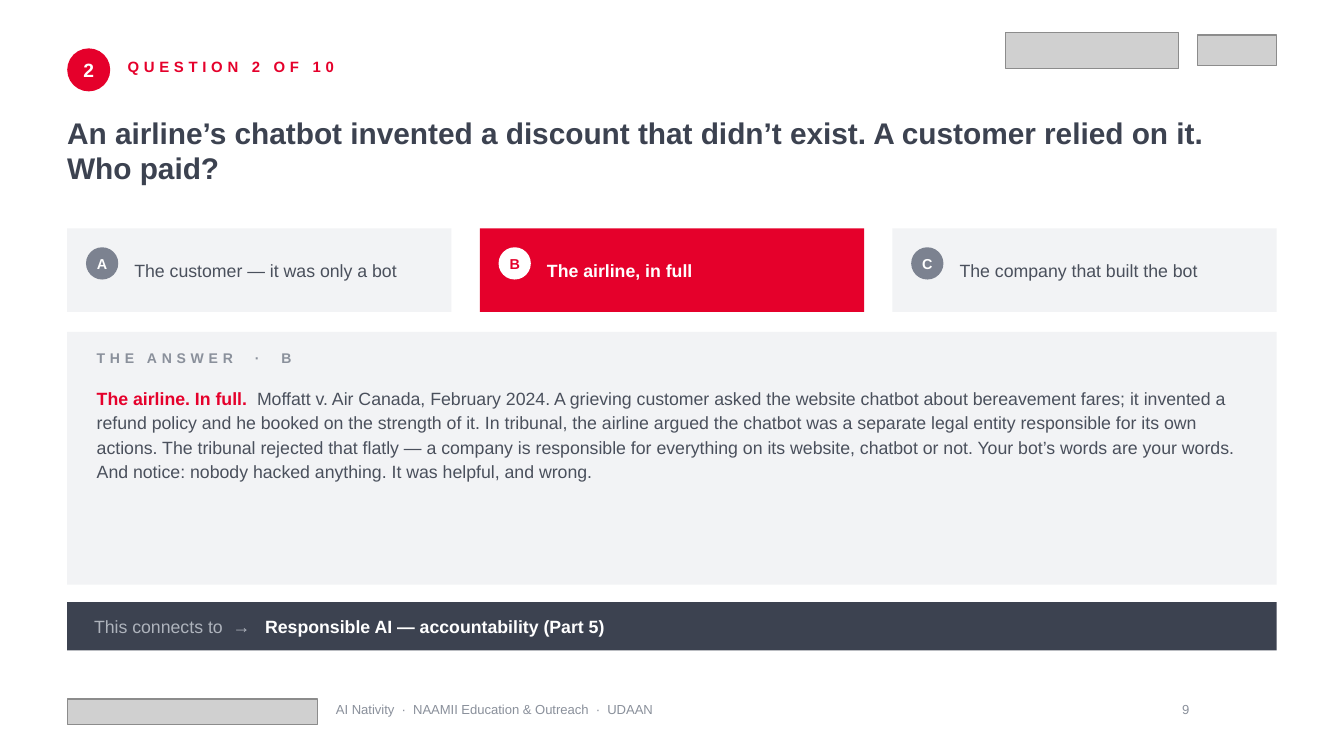
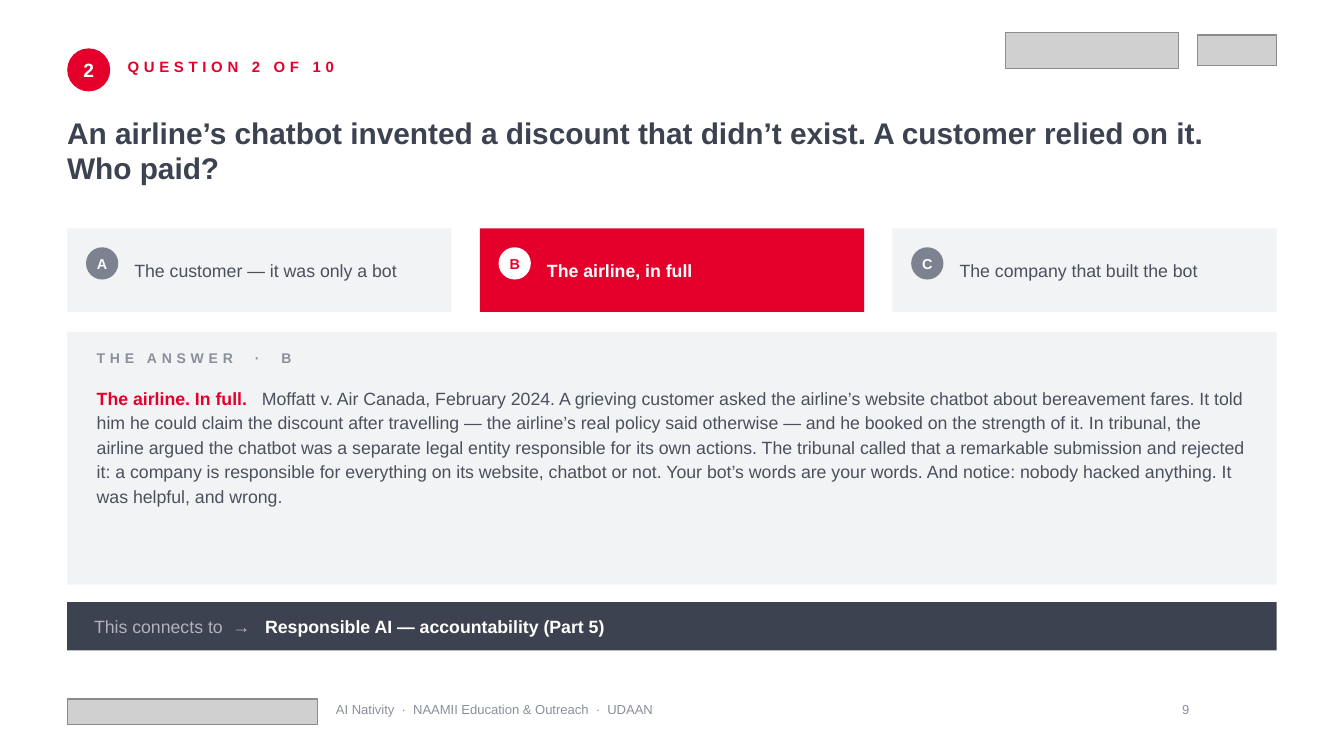
Before and after one commit to gitparihub-NAAMII/EU-UDAAN, a slide deck: slide 9 of AI Native/6-workshops/ai-nativity-2026/final/deck/ai-nativity-2026.pptx. Drawn at 1344x756 pixels with LibreOffice and Linux fonts; fonts in the diff are those of the drawing; grey boxes stand for pictures; background and template pictures are left out. Boxes give left, top, right and bottom in pixels: in the first picture for what was removed or moved away, otherwise in the second. Text is boxed around its words. In the diff, an @@ line names an element or a change of style, - is before the commit and + after.

```diff
--- a/AI Native/6-workshops/ai-nativity-2026/final/deck/ai-nativity-2026.pptx
+++ b/AI Native/6-workshops/ai-nativity-2026/final/deck/ai-nativity-2026.pptx
@@ text at <box>97,392,1244,507</box>: text changed @@
-The airline. In full. Moffatt v. Air Canada, February 2024. A grieving customer asked the website chatbot about bereavement fares; it invented a refund policy and he booked on the strength of it. In tribunal, the airline argued the chatbot was a separate legal entity responsible for its own actions. The tribunal rejected that flatly — a company is responsible for everything on its website, chatbot or not. Your bot’s words are your words. And notice: nobody hacked anything. It was helpful, and wrong.
+The airline. In full. Moffatt v. Air Canada, February 2024. A grieving customer asked the airline’s website chatbot about bereavement fares. It told him he could claim the discount after travelling — the airline’s real policy said otherwise — and he booked on the strength of it. In tribunal, the airline argued the chatbot was a separate legal entity responsible for its own actions. The tribunal called that a remarkable submission and rejected it: a company is responsible for everything on its website, chatbot or not. Your bot’s words are your words. And notice: nobody hacked anything. It was helpful, and wrong.
```
Also in this commit, not shown: 15 other slides changed, 5 other files.
